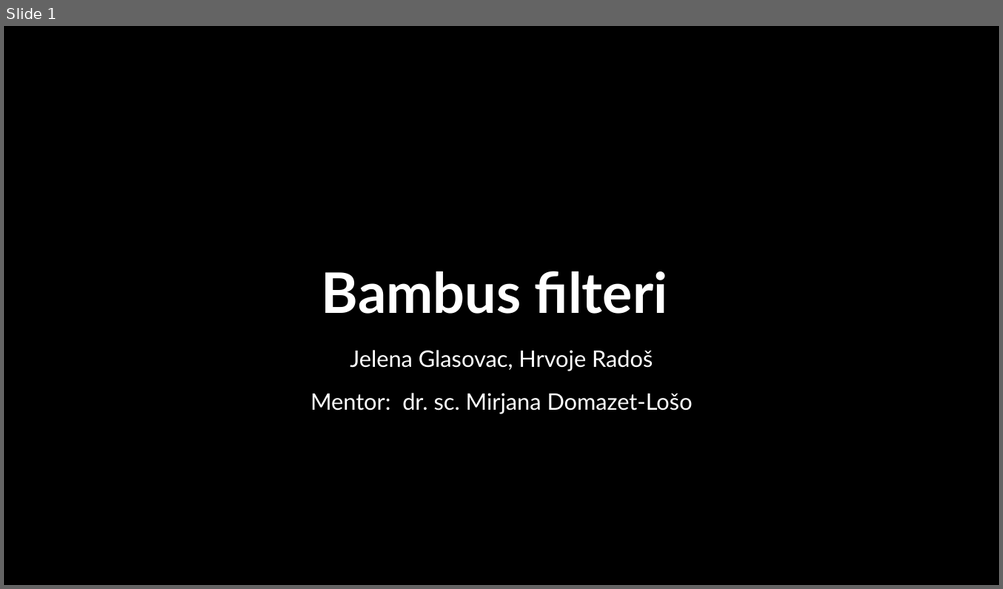
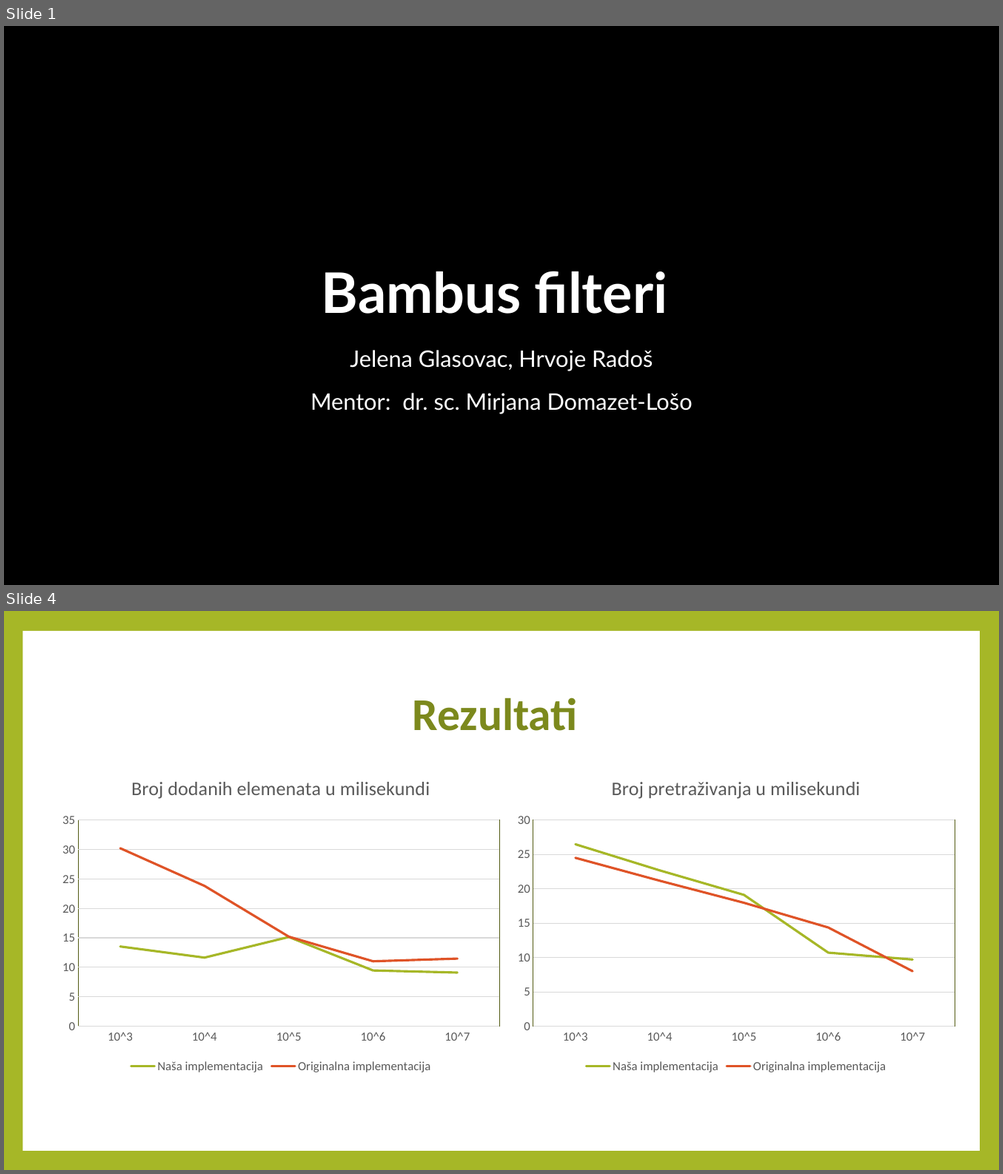
Before and after one commit to hrvojerados/bioinf, a slide deck: BambooFilterPreza.pptx. Shown one above the other, each under a label of ours: slide 1 before the commit, slides 1 and 4 after it; the slides between them are not shown. The pictures are 1003x589 and 1003x1174 pixels, drawn with LibreOffice and Linux fonts; fonts in the diff are those of the drawing; background and template pictures are left out. Boxes give left, top, right and bottom in pixels: in the first picture for what was removed or moved away, otherwise in the second. Text is boxed around its words. In the diff, an @@ line names an element or a change of style, - is before the commit and + after.

```diff
--- a/BambooFilterPreza.pptx
+++ b/BambooFilterPreza.pptx
@@ slide 4 added at [4,611,999,1170], background #A6B727 @@
@@ rectangle added at [22,631,979,1151], fill #FFFFFF @@
@@ title added at [412,698,578,731], 44 pt, text #7D891D, bold @@
+Rezultati
@@ line chart added at [54,761,509,1077] @@
+title "Broj dodanih elemenata u milisekundi "
+categories: 10^3, 10^4, 10^5, 10^6, 10^7
+Naša implementacija: 14, 12, 15, 9, 9
+Originalna implementacija: 30, 24, 15, 11, 11
@@ line chart added at [509,761,964,1077] @@
+title "Broj pretraživanja u milisekundi "
+categories: 10^3, 10^4, 10^5, 10^6, 10^7
+Naša implementacija: 26.5, 22.7, 19.1, 10.7, 9.7
+Originalna implementacija: 24.5, 21.2, 18, 14.4, 8
```
Also in this commit, not shown: 2 slides changed, 2 other slides added, 2 slides removed.
